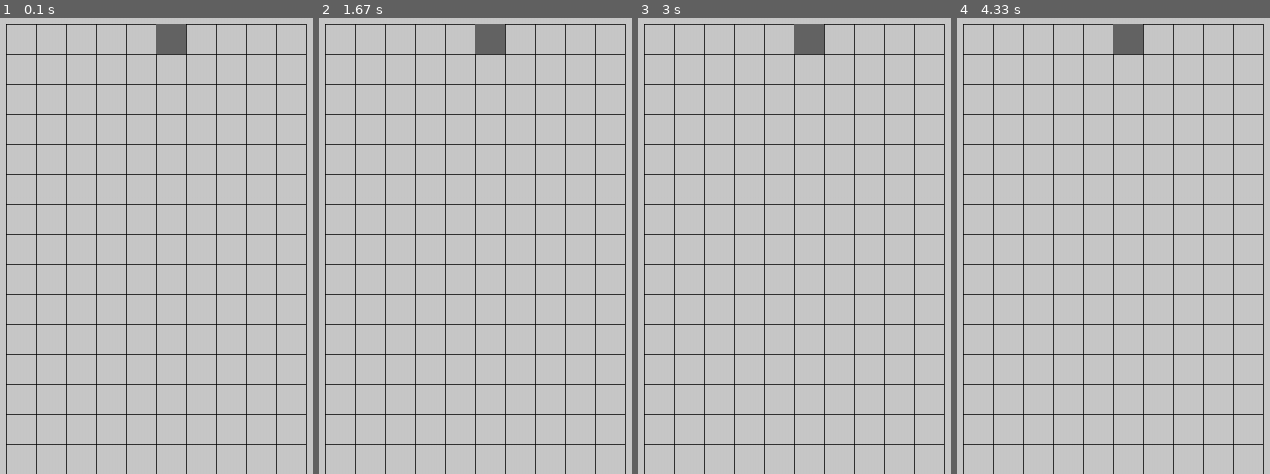
Above: before the commit, frames 1-4 (left to right).
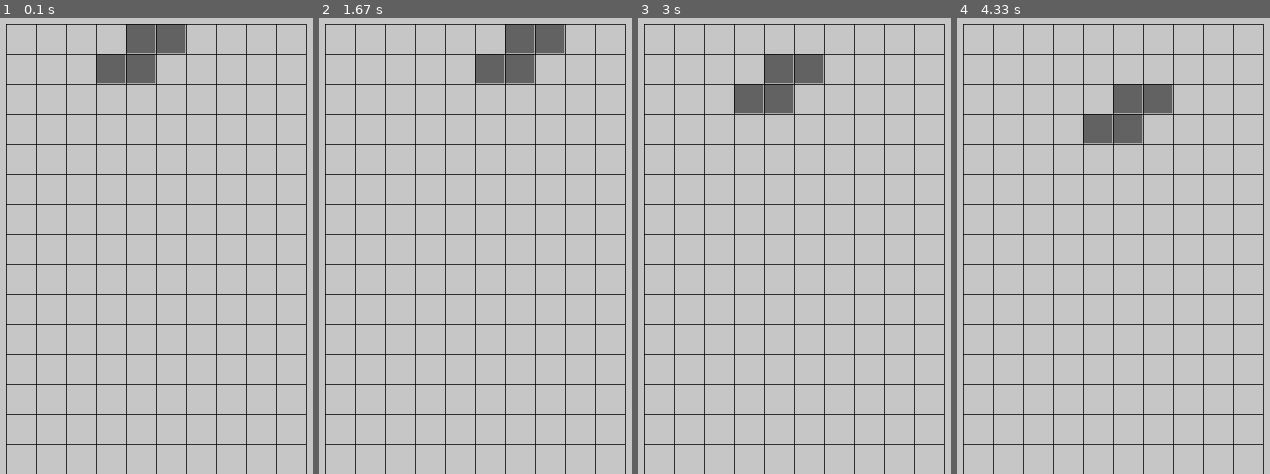
Above: after the commit, the same moments.

Repository: WannaYDL/Pygame
Game: pygame game, started from main.py
Same seed, same stepped clock (60 frames per second), same inputs: the game is played once before the commit and once after it.
Inputs:
- Up to frame 1 (0.1 s): no input
- Up to frame 2 (1.67 s): hold Right 0.33-0.8 s; hold Up 0.83-1.13 s; hold Right 1.17-1.63 s
- Up to frame 3 (3 s): hold Left 1.67-2.2 s; hold Down 2.23-2.53 s; hold Left 2.57-2.97 s
- Up to frame 4 (4.33 s): hold Right 3.4-4.03 s; hold Down from 4.07 s (still down)

The runs differ from the first frame. In frame 1, 1.9% of the frame differs, in the area x 30-60%, y 1-15%; in frame 2, 3.0%, in the area x 49-79%, y 1-15%; in frame 3, 3.0%; in frame 4, 3.0%.

Commit message:
Add files via upload

Diff:
--- a/main.py
+++ b/main.py
@@ -2,7 +2,7 @@
 import sys
 import  pygame
 from settings import *
-from piece import *
+from piece import Piece
 
 def main():
     pygame.init()#初始化
@@ -10,23 +10,29 @@
     screen = pygame.display.set_mode((SCREEN_WIDTH,SCREEN_HEIGHT))
     pygame.display.set_caption("俄罗斯方块")
     bg_color = BG_COLOR
+    #建立方块对象
+    piece = Piece('S',screen)
+
+    #pygame.event.get():从事件队列中取出所有事件对象，
+    #得到待处理事件列表
     while True:
-        for event in pygame.event.get():
-            if event.type == pygame.QUIT:
-                sys.exit()
+        #监视键盘和鼠标事件
+        check_events(piece)
+
         #填充屏幕背景颜色
         screen.fill(bg_color)
         #绘制游戏区域
         draw_game_area(screen)
         #绘制小方块
-        draw_cell(screen,GAME_AREA_LEFT+GAME_AREA_WIDTH//2,GAME_AREA_TOP)
+        #draw_cell(screen,GAME_AREA_LEFT+GAME_AREA_WIDTH//2,GAME_AREA_TOP)
+        piece.paint()
+        #让最近绘制的屏幕可见
         pygame.display.flip()
+
+    # 原型：pygame.draw.line(Surface, color, start_pos, end_pos, width=1): return Rect
+    # 用途：绘制直线段，start_pos 和 end_pos 分别表示起始点和终止点，用坐标表示。
+    # width为线条宽度，默认为1. 线条两端自然结束，没有明显的端点（如实心黑点
 def draw_game_area(screen):
-    '''
-    原型：pygame.draw.line(Surface, color, start_pos, end_pos, width=1): return Rect
-　　用途：绘制直线段，start_pos 和 end_pos 分别表示起始点和终止点，用坐标表示。
-        width为线条宽度，默认为1. 线条两端自然结束，没有明显的端点（如实心黑点
-    '''
     #绘制顶部边界
     pygame.draw.line(screen,EDGE_COLOR,(GAME_AREA_LEFT,GAME_AREA_TOP),(GAME_AREA_LEFT+GAME_AREA_WIDTH,GAME_AREA_TOP))
     #绘制底部边界
@@ -34,23 +40,39 @@
     #绘制左侧边界
     pygame.draw.line(screen,EDGE_COLOR,(GAME_AREA_LEFT,GAME_AREA_TOP),(GAME_AREA_LEFT,GAME_AREA_TOP+15*CELL_WIDTH))
     #绘制右侧边界线
-    pygame.draw.line(screen,EDGE_COLOR,(GAME_AREA_LEFT+GAME_AREA_WIDTH,GAME_AREA_TOP),(GAME_AREA_LEFT+GAME_AREA_WIDTH,GAME_AREA_TOP+GAME_AREA_HEIGTH))
+    pygame.draw.line(screen,EDGE_COLOR,(GAME_AREA_LEFT+GAME_AREA_WIDTH,GAME_AREA_TOP),(GAME_AREA_LEFT+GAME_AREA_WIDTH,GAME_AREA_TOP+GAME_AREA_HEIGHT))
     #绘制网格
     for num in range(1,15):
         pygame.draw.line(screen,EDGE_COLOR,(GAME_AREA_LEFT,GAME_AREA_TOP+num*CELL_WIDTH),(GAME_AREA_LEFT+GAME_AREA_WIDTH,GAME_AREA_TOP+num*CELL_WIDTH))
     for num in range(1,10):
-        pygame.draw.line(screen,EDGE_COLOR,(GAME_AREA_LEFT+num*CELL_WIDTH,GAME_AREA_TOP),(GAME_AREA_LEFT+num*CELL_WIDTH,GAME_AREA_TOP+GAME_AREA_HEIGTH))
+        pygame.draw.line(screen,EDGE_COLOR,(GAME_AREA_LEFT+num*CELL_WIDTH,GAME_AREA_TOP),(GAME_AREA_LEFT+num*CELL_WIDTH,GAME_AREA_TOP+GAME_AREA_HEIGHT))
+'''
 def draw_cell(screen,left,top):
-    '''
-    绘制单元格和小方格
-    left：单元格离窗口左边界距离，单位是像素
-    top ：单元格离窗口上边界的距离
-    '''
+    #绘制单元格和小方格
+    #left：单元格离窗口左边界距离，单位是像素
+    #top ：单元格离窗口上边界的距离
     cell_left_top = (left,top)                      #小方格左上角坐标点
     cell_width_height = (CELL_WIDTH,CELL_WIDTH)     #小方格的宽度和高度
     #生成由左上坐标和宽度高度生成的矩形
     cell_rect = pygame.Rect(cell_left_top,cell_width_height)
     pygame.draw.rect(screen,CELL_COLOR,cell_rect)   #绘制正方形
-
+'''
+def check_events(piece):
+    '''捕捉和处理键盘按键事件'''
+    for event in pygame.event.get():
+        if event.type == pygame.QUIT:
+            sys.exit()
+        elif event.type == pygame.KEYDOWN:
+            if event.key == pygame.K_DOWN:
+                print("向下方向键被按下")
+                piece.move_down()
+            elif event.key == pygame.K_UP:
+                print("向上方向键被按下")
+            elif event.key == pygame.K_RIGHT:
+                print("向右方向键被按下")
+                piece.move_right()
+            elif event.key == pygame.K_LEFT:
+                print("向左方向键被按下")
+                piece.move_left()
 
 main()
--- a/piece.py
+++ b/piece.py
@@ -1,4 +1,5 @@
 #TetrisGame/piece.py
+
 from settings import *
 import pygame
 class Piece():
@@ -8,7 +9,7 @@
         self.shape = shape
         self.screen = screen
 
-
+    #画出形状为piece的方块
     def paint(self):
         shape_template = PIECES[self.shape]
 
@@ -16,8 +17,20 @@
             for c in range(len(shape_template[0])):
                 if shape_template[r][c] == 'O':
                     self.draw_cell(self.x+c,self.y+r)
-
+    #绘制  方格
     def draw_cell(self,x,y):
         cell_position = (x*CELL_WIDTH+GAME_AREA_LEFT+1,
                          y*CELL_WIDTH+GAME_AREA_TOP+1)
-        cell_width_height = ()
+        cell_width_height = (CELL_WIDTH-2,CELL_WIDTH-2)
+        cell_rect = pygame.Rect(cell_position,cell_width_height)
+        pygame.draw.rect(self.screen,CELL_COLOR,cell_rect)
+    def move_right(self):
+        #方格向右移动1个单元格
+        self.x += 1
+    def move_left(self):
+        #方格向左移动一格
+        self.x -= 1
+
+    def move_down(self):
+        '''方块向下移动1格'''
+        self.y += 1
--- a/settings.py
+++ b/settings.py
@@ -4,85 +4,46 @@
 SCREEN_HEIGHT = 700     #窗口高度
 CELL_WIDTH = 40         #每个方格的像素
 GAME_AREA_WIDTH = CELL_WIDTH*10         #一行10个单元格
-GAME_AREA_HEIGTH = CELL_WIDTH*15        #一共20行
+GAME_AREA_HEIGHT = CELL_WIDTH*15        #一共15行
 GAME_AREA_LEFT = (SCREEN_WIDTH-GAME_AREA_WIDTH)//2      #游戏区域左侧的剩余宽度
-GAME_AREA_TOP = SCREEN_HEIGHT-GAME_AREA_HEIGTH          #游戏区域顶部剩余高度
+GAME_AREA_TOP = SCREEN_HEIGHT-GAME_AREA_HEIGHT          #游戏区域顶部剩余高度
 EDGE_COLOR = (0,0,0)            #游戏区域边界线的颜色
 CELL_COLOR = (100,100,100)      #单元格填充色
 BG_COLOR = (200,200,200)        #窗口背景颜色
 
 #S型方块的姿态序列。首先是未翻转的姿态，接着是向右翻转90度的姿态。再翻转90度，将回到未翻转前的姿态。
-S_SHAPE_TEMPLATE = [['.OO.',
+S_SHAPE_TEMPLATE = ['.OO.',
                      'OO..',
-                     '....'],
-                    ['.O..',
+                     '....']
+
+Z_SHAPE_TEMPLATE = ['OO..',
                      '.OO.',
-                     '..O.']]
+                     '....']
 
-Z_SHAPE_TEMPLATE = [['OO..',
-                     '.OO.',
-                     '....'],
-                    ['..O.',
-                     '.OO.',
-                     '.O..']]
-
-I_SHAPE_TEMPLATE = [['.O..',
+I_SHAPE_TEMPLATE = ['.O..',
                      '.O..',
                      '.O..',
-                     '.O..'],
-                    ['....',
-                     'OOOO',
-                     '....',
-                     '....']]
+                     '.O..']
 
-O_SHAPE_TEMPLATE = [['OO',
-                     'OO']]
+O_SHAPE_TEMPLATE = ['OO',
+                     'OO']
 
-J_SHAPE_TEMPLATE = [['.O.',
-                     '.O.',
-                     'OO.'],
-                    ['O..',
-                     'OOO',
-                     '...'],
-                    ['OO.',
-                     'O..',
-                     'O..'],
-                    ['OOO',
-                     '..O',
-                     '...']]
+J_SHAPE_TEMPLATE = ['..O.',
+                     '..O.',
+                     '.OO.']
 
-L_SHAPE_TEMPLATE = [['O..',
-                     'O..',
-                     'OO.'],
-                    ['...',
-                     'OOO',
-                     'O..'],
-                    ['OO.',
-                     '.O.',
-                     '.O.'],
-                    ['..O',
-                     'OOO',
-                     '...']]
+L_SHAPE_TEMPLATE = ['.O..',
+                     '.O..',
+                     '.OO.']
 
-T_SHAPE_TEMPLATE = [['.O.',
-                     'OOO',
-                     '...'],
-                    ['.O.',
-                     '.OO',
-                     '.O.'],
-                    ['...',
-                     'OOO',
-                     '.O.'],
-                    ['..O',
-                     '.OO',
-                     '..O']]
+T_SHAPE_TEMPLATE = ['.O..',
+                     'OOO.',
+                     '....']
 
-PIECES = {
-    'S': S_SHAPE_TEMPLATE,
-    'Z': Z_SHAPE_TEMPLATE,
-    'J': J_SHAPE_TEMPLATE,
-    'L': L_SHAPE_TEMPLATE,
-    'I': I_SHAPE_TEMPLATE,
-    'O': O_SHAPE_TEMPLATE,
-    'T': T_SHAPE_TEMPLATE,
-}
+PIECES = {'S': S_SHAPE_TEMPLATE,
+          'Z': Z_SHAPE_TEMPLATE,
+          'J': J_SHAPE_TEMPLATE,
+          'L': L_SHAPE_TEMPLATE,
+          'I': I_SHAPE_TEMPLATE,
+          'O': O_SHAPE_TEMPLATE,
+          'T': T_SHAPE_TEMPLATE}
